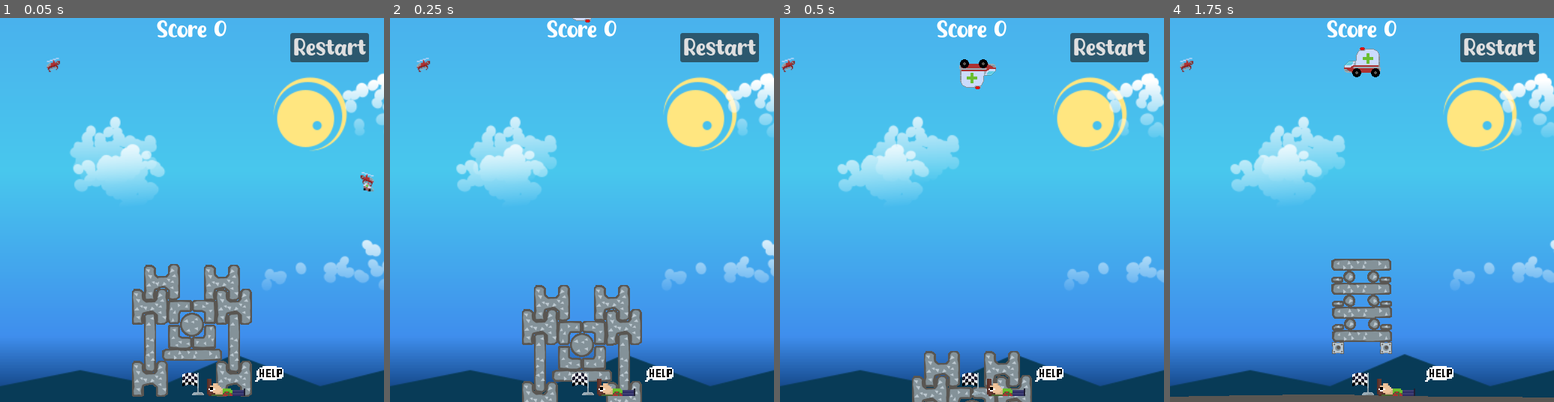
Above: before the commit, frames 1-4 (left to right).
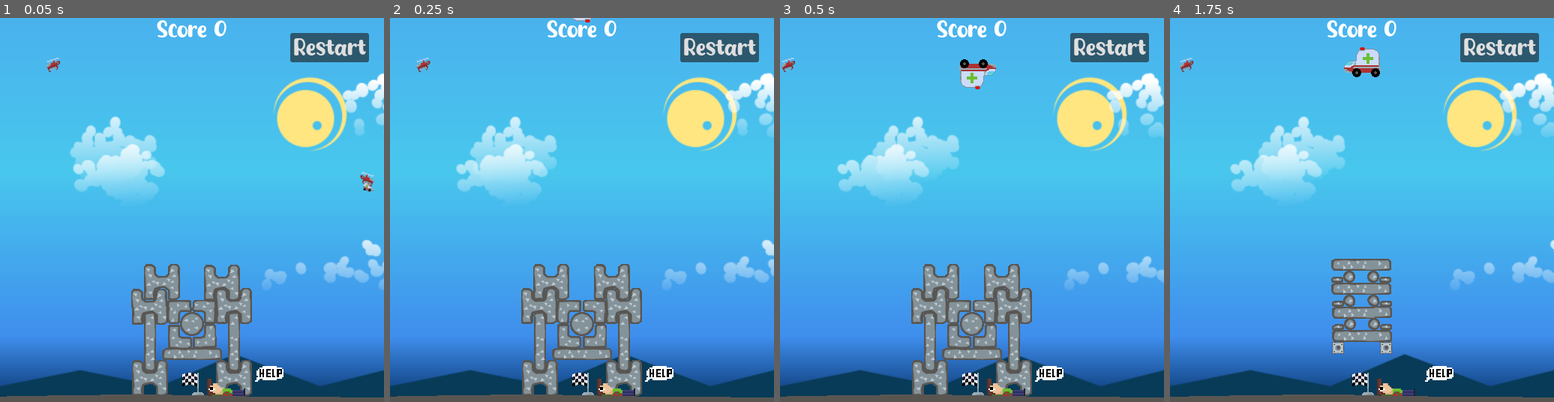
Above: after the commit, the same moments.

Repository: BeanPoleGamesDev/DynamiteParamedics
Game: Godot game, scene res://app/scenes/LevelTwo.tscn
Same seed, same stepped clock (60 frames per second), same inputs: the game is played once before the commit and once after it. This scene is started directly instead of the project's main scene.
Inputs:
- Up to frame 1 (0.05 s): no input
- Up to frame 2 (0.25 s): no input
- Up to frame 3 (0.5 s): no input
- Up to frame 4 (1.75 s): click "Restart" at 0.5 s; click "Restart" at 1.25 s

The runs differ from the first frame. In frame 1, 2.3% of the frame differs, in the area x 0-100%, y 64-100%; in frame 2, 7.6%; in frame 3, 8.3%; in frame 4, nothing differs.

Commit message:
fix level after merge

Diff:
--- a/app/scenes/LevelTwo.tscn
+++ b/app/scenes/LevelTwo.tscn
@@ -17,9 +17,6 @@
 
 [node name="flag" parent="." index="2" instance=ExtResource("3_8pdq5")]
 position = Vector2(256, 504)
-
-[node name="Ground" parent="." index="4"]
-position = Vector2(408, 799)
 
 [node name="Block5" parent="." index="5" instance=ExtResource("7_58awt")]
 position = Vector2(312, 432)
